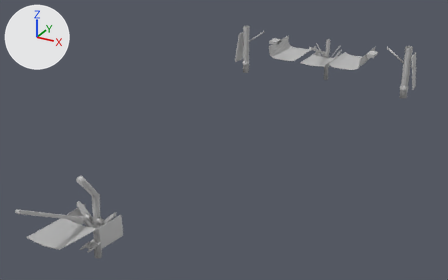
Two versions of the FBX model Assets/00 Main/02 Features/01 Shuttle/Assets/Models/Fuselage/Exterior/Landing Gear/Gear System.fbx, one commit apart.
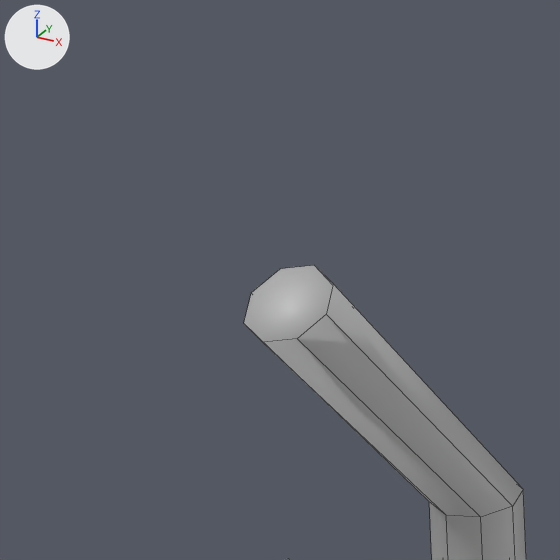
The first picture shows the older version from a 50 mm camera at (12.93, -24.79, 13.38) aimed at (-0.25, -0.82, 1.39). The close-ups show both versions on the part from 12% to 23% of the width and 55% to 72% of the height of that picture; other places that the commit changed are outside them. Arrows for +X, +Y and +Z are at upper left; the lights stay in place. The close-ups show mesh edges as thin lines. Where no turn or scale is listed for an object, it has been applied to the vertices. Vertices at the same position are counted once.

Objects in the first close-up: 'v_sts_gear_front'.
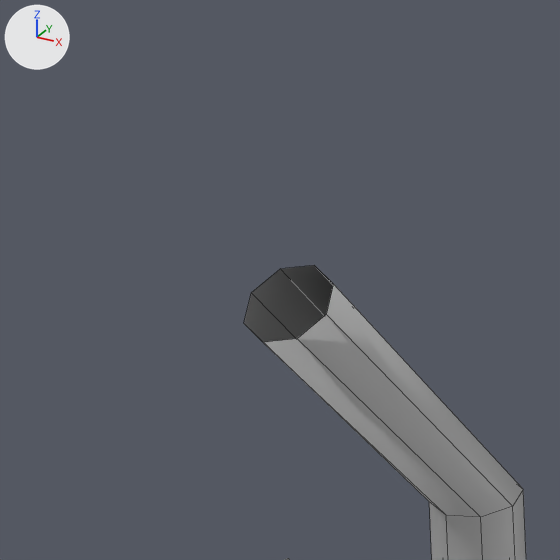
Location of each change, (x1, y1, x2, y2) in pixels of the close-ups (560 x 560 px):
part 1 of me_mesh_010, deleted
    before: (244, 265, 333, 342)

Edits to the bpy script that builds the scene:
```text
Change me_mesh_010:
    where me_mesh_010.from_pydata(...)  # 254 vertices, 241 faces; spans x -0.82..0.82, y -3.42..0.21, z -1.8..1.76
    used by ob_v_sts_gear_front; location = (-0.072, -10.379, 2.385)
    verts and faces of me_mesh_010; kept vertices keep their numbers, new ones are numbered from 254
    before: 104 (0.0, -0.54, 1.63) at pixel (314, 265), 105 (0.1, -0.58, 1.61) at pixel (333, 283), 106 (0.14, -0.66, 1.56) at pixel (326, 314), 107 (0.1, -0.74, 1.51) at pixel (297, 338), 108 (0.0, -0.78, 1.49) at pixel (262, 342)
    before: 109 (-0.1, -0.74, 1.51) at pixel (243, 323), 110 (-0.14, -0.66, 1.56) at pixel (251, 292), 111 (-0.1, -0.58, 1.61) at pixel (280, 268)
    me_mesh_010 part 1
    add delete_faces([(104, 111, 110, 109, 108, 107, 106, 105)])
```
